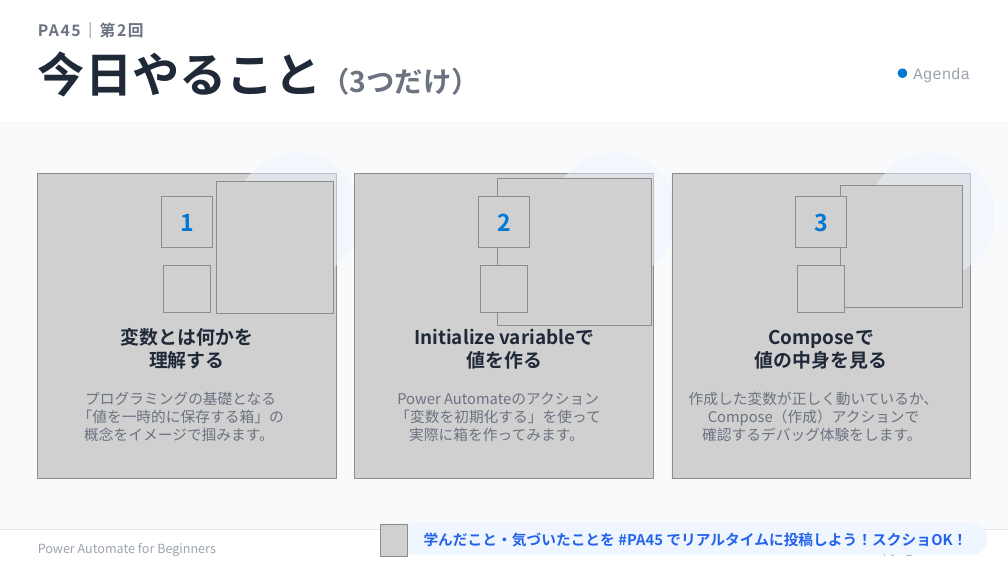
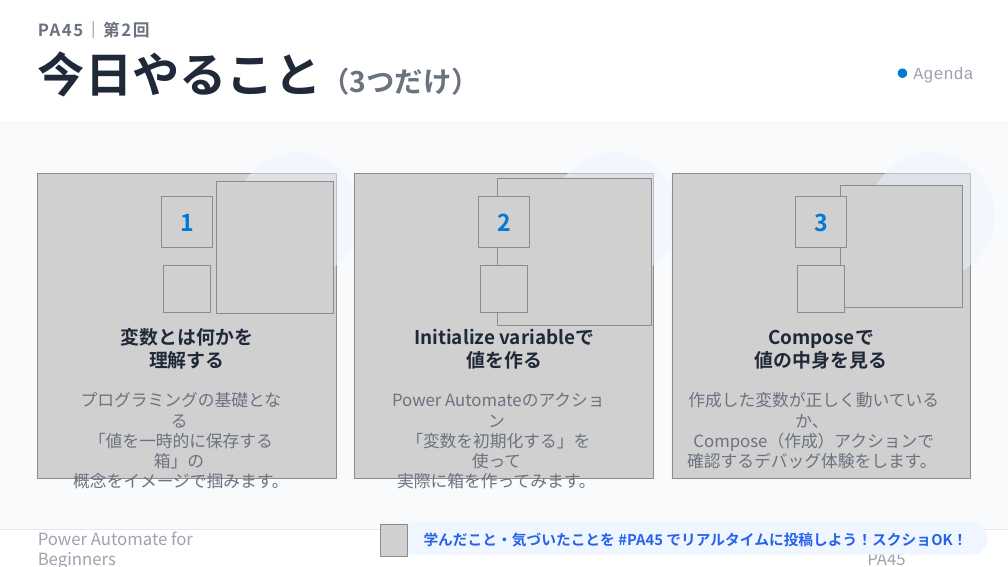
Before and after one commit to Haru-PowerPlatform/pa45, a slide deck: slide 7 of assets/pa45/P002_PA45_変数を操作しよう_20260416.pptx. Drawn at 1008x567 pixels with LibreOffice and Linux fonts; fonts in the diff are those of the drawing; grey boxes stand for pictures. Boxes give left, top, right and bottom in pixels: in the first picture for what was removed or moved away, otherwise in the second. Text is boxed around its words. In the diff, an @@ line names an element or a change of style, - is before the commit and + after.

```diff
--- a/assets/pa45/P002_PA45_変数を操作しよう_20260416.pptx
+++ b/assets/pa45/P002_PA45_変数を操作しよう_20260416.pptx
@@ text "PA45｜第2回" at <box>38,21,150,38</box>: size 15 to 16 pt @@
@@ text "Agenda" at <box>913,67,973,83</box>: size 15 to 16 pt @@
@@ size 14 to 16 pt in 3 elements at <box>73,392,289,492</box>, <box>392,394,595,492</box>, <box>687,392,939,468</box> @@
@@ text "Power Automate for Beginners" at <box>38,531,193,567</box>: size 12 to 16 pt @@
@@ text "Copyright © PA45" at <box>867,533,944,565</box>: size 12 to 16 pt @@
```
Also in this commit, not shown: 14 other slides changed, 3 other files.
